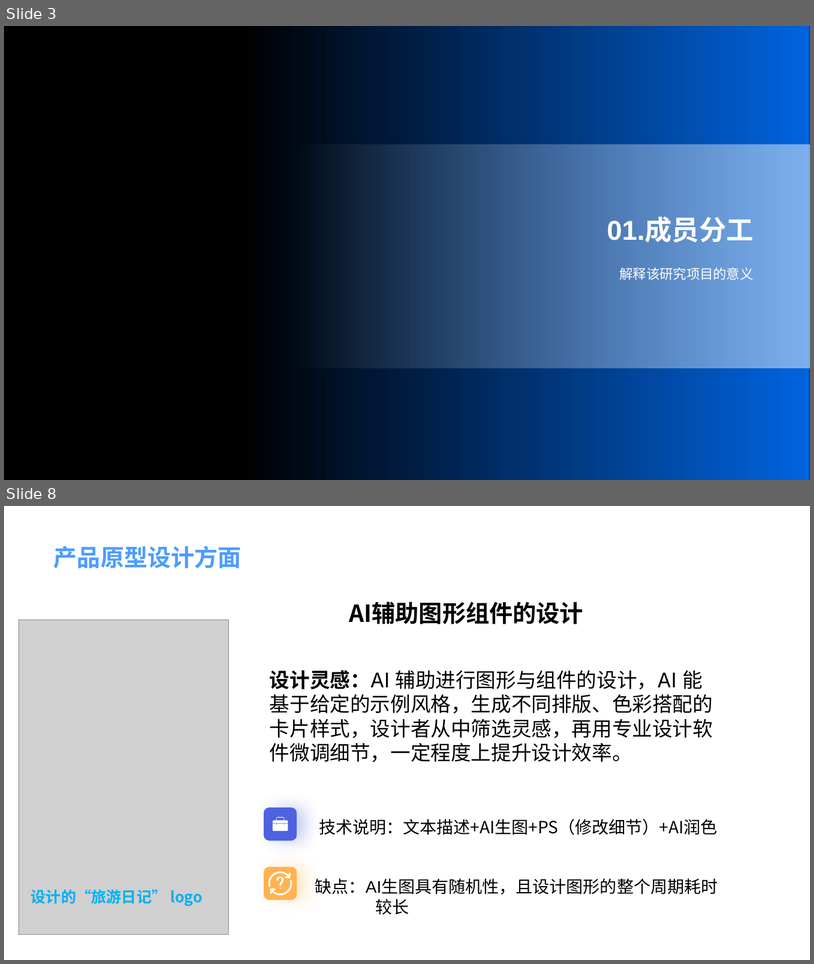
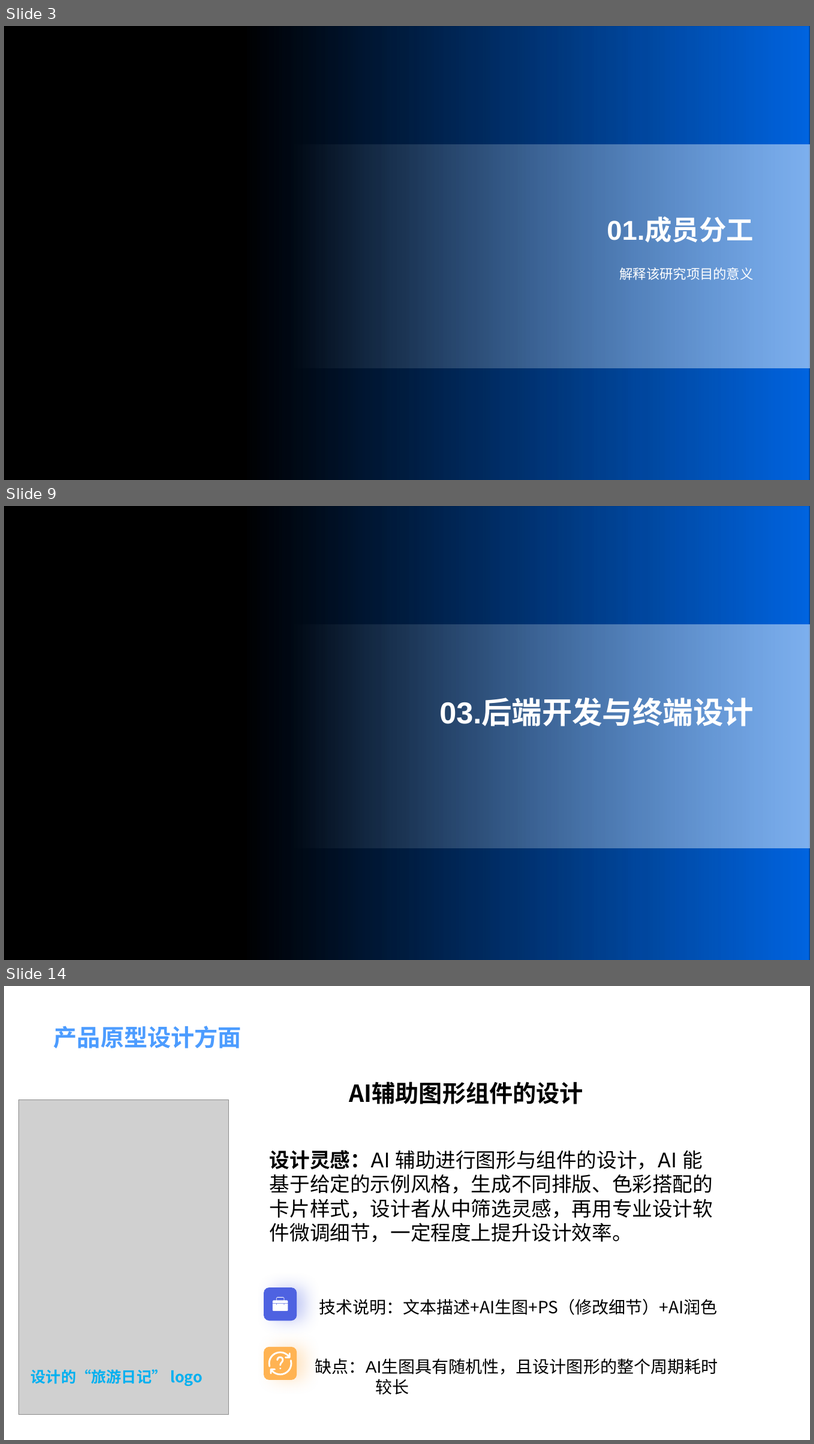
Before and after one commit to lxcxjxhx/hos-app, a slide deck: 项目介绍PPT&MVP/飞码先锋队项目介绍.pptx. Shown one above the other, each under a label of ours: slides 3 and 8 before the commit, slides 3, 9 and 14 after it; the slides between them are not shown. The pictures are 814x964 and 814x1444 pixels, drawn with LibreOffice and Linux fonts; fonts in the diff are those of the drawing; grey boxes stand for pictures; background and template pictures are left out. Boxes give left, top, right and bottom in pixels: in the first picture for what was removed or moved away, otherwise in the second. Text is boxed around its words. In the diff, an @@ line names an element or a change of style, - is before the commit and + after.

```diff
--- a/项目介绍PPT&MVP/飞码先锋队项目介绍.pptx
+++ b/项目介绍PPT&MVP/飞码先锋队项目介绍.pptx
@@ slide 9 added at [4, 506, 810, 960], background picture (left out); not listed: 2 template elements that a slide beside it also shows @@
@@ title added at [440, 699, 754, 729], 36 pt, text #FFFFFF, bold @@
+03.后端开发与终端设计
@@ what was slide 8 is now slide 14 @@
```
Also in this commit, not shown: 3 slides changed, 7 other slides added, 2 slides removed.
